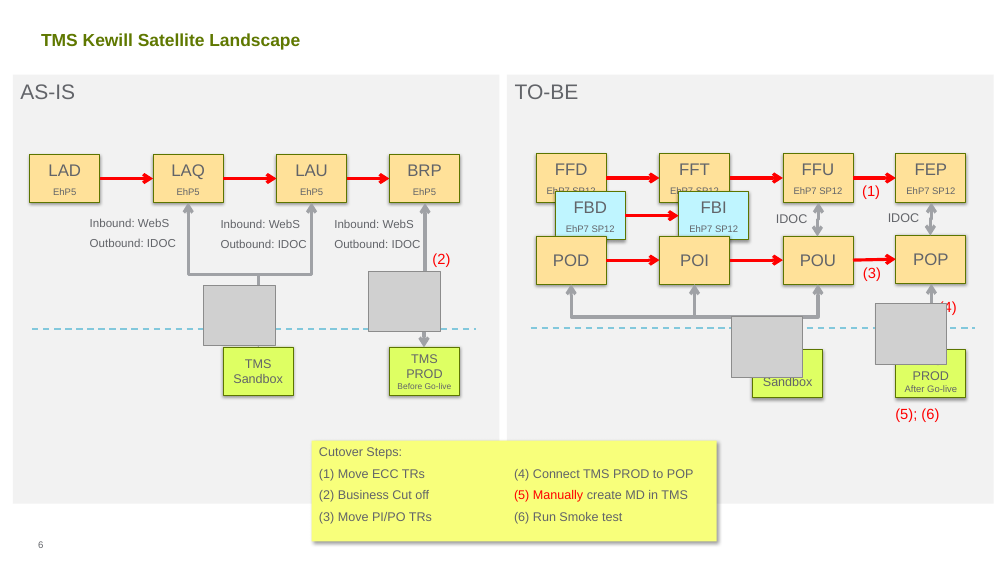
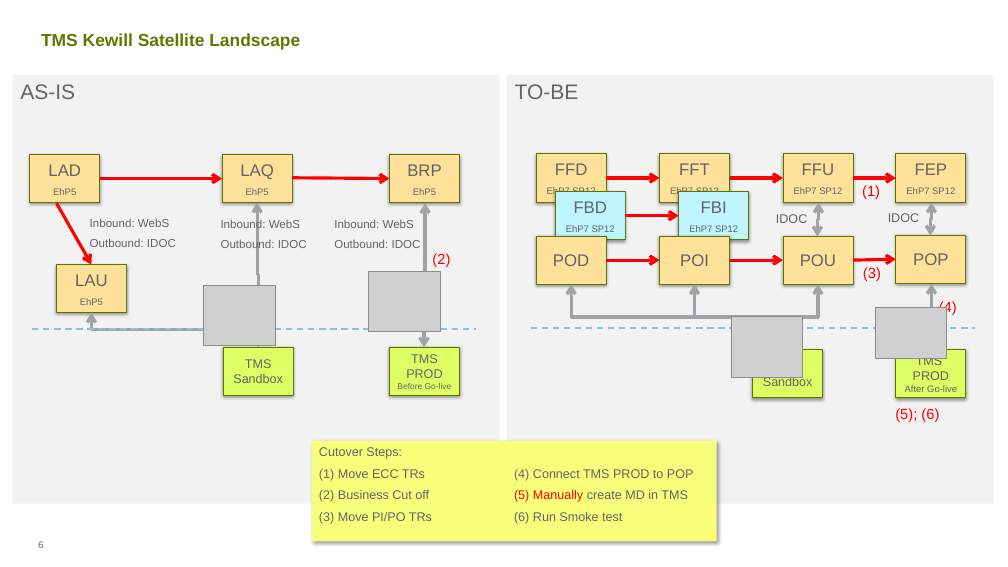
Before and after one commit to ldaher/syngenta-appmap, a slide deck: slide 6 of Satellite Status Report 20161107 vGC.PPTX. Drawn at 1008x567 pixels with LibreOffice and Linux fonts; fonts in the diff are those of the drawing; grey boxes stand for pictures; background and template pictures are left out. Boxes give left, top, right and bottom in pixels: in the first picture for what was removed or moved away, otherwise in the second. Text is boxed around its words. In the diff, an @@ line names an element or a change of style, - is before the commit and + after.

```diff
--- a/Satellite Status Report 20161107 vGC.PPTX
+++ b/Satellite Status Report 20161107 vGC.PPTX
@@ arrow moved from (100, 178) - (154, 178) to (100, 178) - (222, 178) @@
@@ rectangle "LAQ": place and size @@
-rectangle "LAQ" at (154, 154, 224, 203)
+rectangle "LAQ" at (222, 154, 293, 203)
@@ arrow removed from (223, 178) to (277, 178) @@
@@ arrow moved from (347, 178) - (389, 178) to (292, 178) - (389, 178) @@
@@ arrow added from (57, 203) to (91, 265), #FF0000 3 pt @@
@@ elbow double arrow moved from (188, 203) - (259, 347) to (257, 203) - (259, 347) @@
@@ rectangle "LAU": place and size @@
-rectangle "LAU" at (277, 154, 347, 203)
+rectangle "LAU" at (57, 265, 127, 313)
@@ elbow double arrow moved from (312, 203) - (259, 347) to (91, 313) - (259, 347) @@
@@ picture: place and size @@
-picture at (875, 304, 946, 364)
+picture at (876, 307, 947, 358)
```
Also in this commit, not shown: 9 other slides changed, 1 other file.
